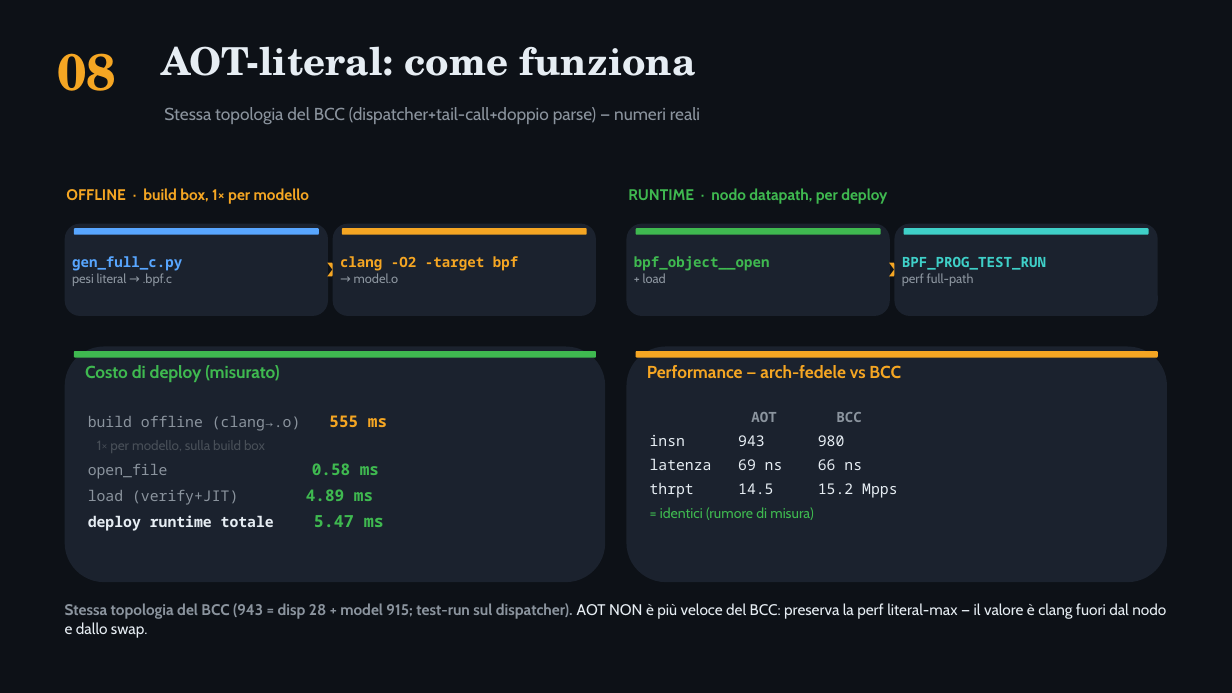
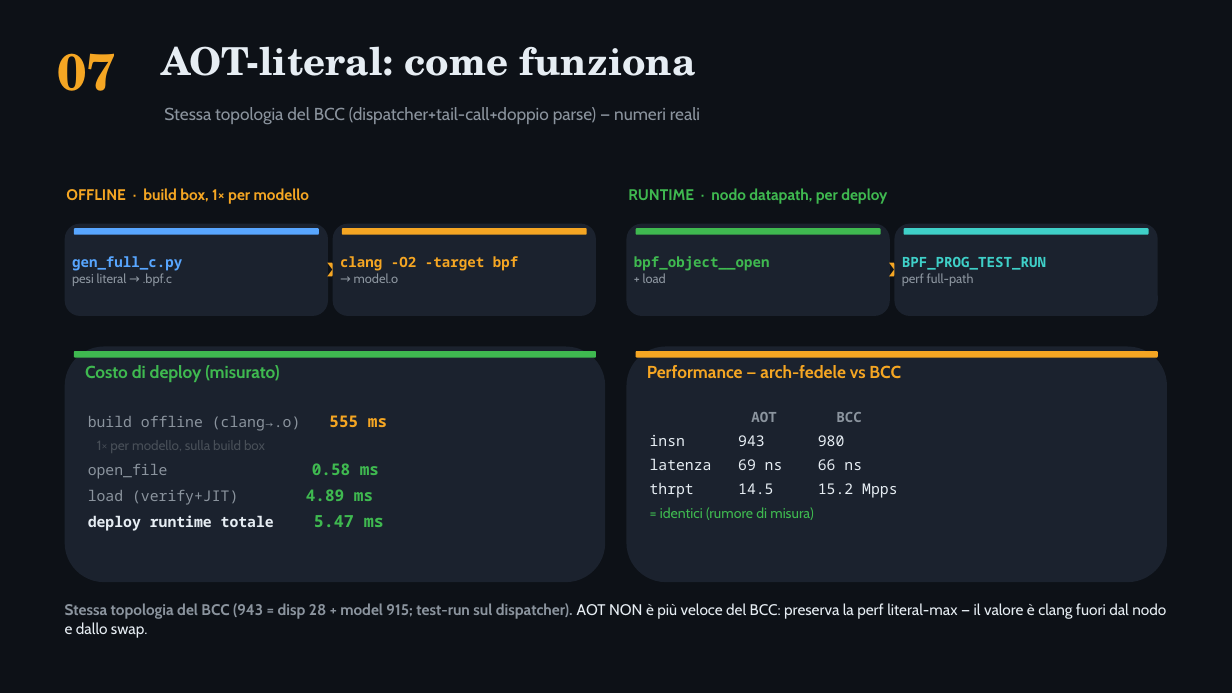
Before and after one commit to ettore-cantile/ipa_lab, a slide deck: slide 8 of docs/IPA_hardcoded_IV_ricompilazione.pptx (slide 9 before the commit). Drawn at 1232x693 pixels with LibreOffice and Linux fonts; fonts in the diff are those of the drawing. Boxes give left, top, right and bottom in pixels: in the first picture for what was removed or moved away, otherwise in the second. Text is boxed around its words. In the diff, an @@ line names an element or a change of style, - is before the commit and + after.

```diff
--- a/docs/IPA_hardcoded_IV_ricompilazione.pptx
+++ b/docs/IPA_hardcoded_IV_ricompilazione.pptx
@@ text at bbox=[57, 53, 116, 91]: text changed @@
-08
+07
```
Also in this commit, not shown: 4 other slides changed, 6 other files.
